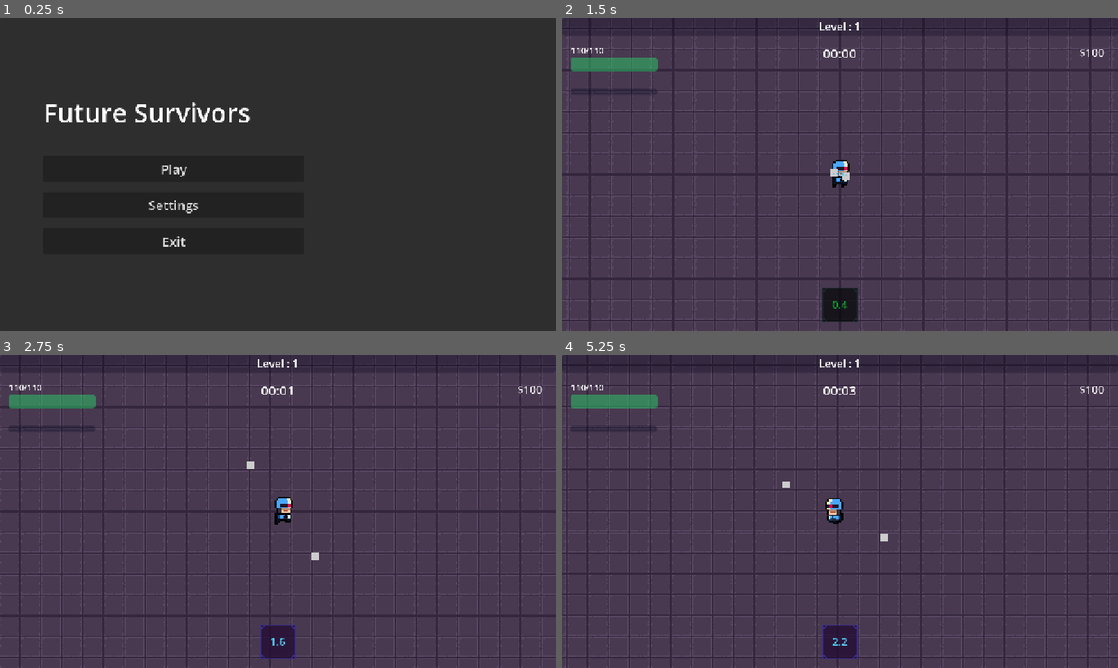
Above: before the commit, frames 1-4 (two rows, left to right).
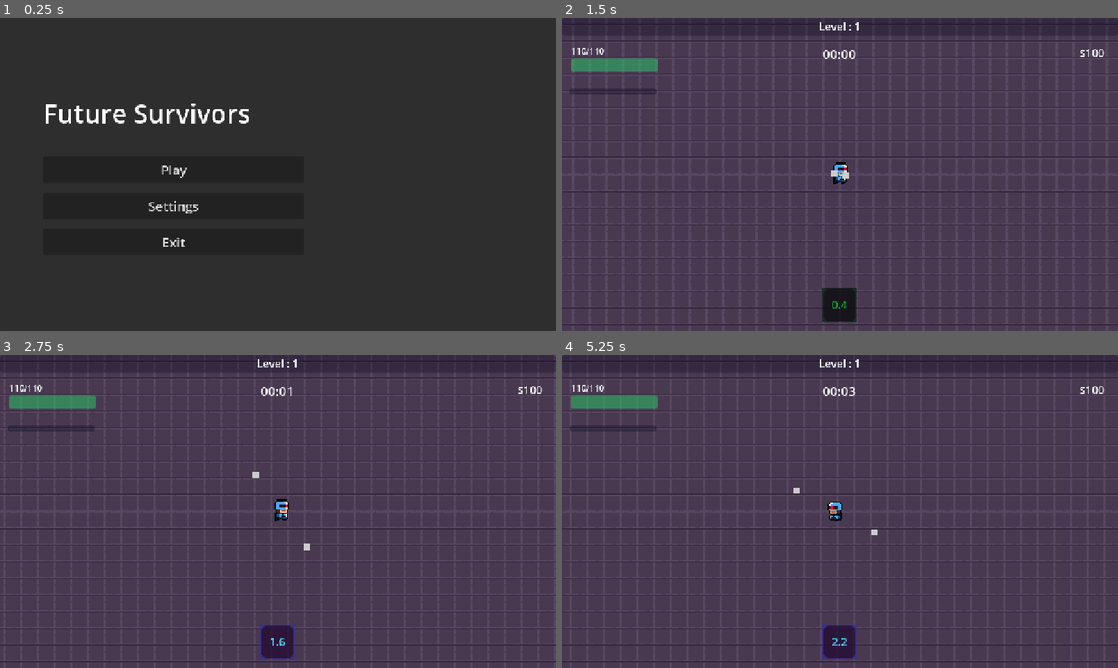
Above: after the commit, the same moments.

Repository: Da6-Dev/D3-Future-Survivor
Game: Godot game, scene res://Scenes/main/main_menu.tscn
The game is run twice, just before and just after one commit, with the same random seed, the same clock (stepped at 60 frames per second) and the same inputs.
Inputs (mouse positions are in pixels of both pictures, inside the frame that each line leads up to):
- Up to frame 1 (0.25 s): no input
- Up to frame 2 (1.5 s): click "Play" at 0.5 s; click "Iniciar Jogo" at 1.25 s
- Up to frame 3 (2.75 s): tap Enter at 2 s; move the mouse to (400, 495) at 2.02 s; hold D (move_right) from 2.03 s (still down); click (400, 495) at 2.17 s
- Up to frame 4 (5.25 s): move the mouse to (728, 527) at 2.77 s; release D (move_right) at 2.78 s; hold S (move_down) 2.78-3.53 s; move the mouse to (895, 442) at 3.52 s; hold D (move_right) 3.53-4.28 s; move the mouse to (812, 574) at 4.27 s; hold W (move_up) 4.28-5.03 s; click (812, 574) at 4.42 s; move the mouse to (1006, 558) at 5.02 s; hold A (move_left) from 5.03 s (still down)

The runs differ from the first frame. In frame 1, 0.6% of the frame differs, in the area x 8-45%, y 26-74%; in frame 2, 5.4%, in the area x 0-100%, y 0-100%; in frame 3, 3.5%; in frame 4, 4.9%.

Commit message:
Mudei um pouco a camera do jogador

Diff:
--- a/Scenes/player/player.tscn
+++ b/Scenes/player/player.tscn
@@ -171,7 +171,7 @@
 [node name="Skills" type="Node2D" parent="."]
 
 [node name="PlayerCamera" type="Camera2D" parent="."]
-zoom = Vector2(1.5, 1.5)
+zoom = Vector2(1.2, 1.2)
 position_smoothing_enabled = true
 position_smoothing_speed = 12.0
 
--- a/Scripts/ui/upgrade_card.gd
+++ b/Scripts/ui/upgrade_card.gd
@@ -8,6 +8,8 @@
 
 @onready var ability_name_label: Label = $VBoxContainer/AbilityNameLabel
 @onready var description_label: Label = $VBoxContainer/DescriptionLabel
+@onready var separator_2: HSeparator = $VBoxContainer/HSeparator2
+@onready var separator_3: HSeparator = $VBoxContainer/HSeparator3
 @onready var shine_color : Color = material.get_shader_parameter("shine_color")
 
 var idle_tween: Tween
@@ -42,14 +44,20 @@
 	description_label.text = upgrade.description
 
 	var rarity_colors = {
-		AbilityUpgrade.Rarity.COMMON: Color.WHITE, AbilityUpgrade.Rarity.UNCOMMON: Color.GREEN,
-		AbilityUpgrade.Rarity.RARE: Color.BLUE, AbilityUpgrade.Rarity.EPIC: Color.PURPLE,
+		AbilityUpgrade.Rarity.COMMON: Color.WHITE,
+		AbilityUpgrade.Rarity.UNCOMMON: Color.GREEN,
+		AbilityUpgrade.Rarity.RARE: Color.BLUE,
+		AbilityUpgrade.Rarity.EPIC: Color.PURPLE,
 		AbilityUpgrade.Rarity.LEGENDARY: Color.ORANGE
 	}
 	var base_color = rarity_colors.get(upgrade.rarity, Color.WHITE)
 
 	if material is ShaderMaterial:
 		material.set_shader_parameter("base_color", base_color)
+	if is_instance_valid(separator_2):
+		separator_2.modulate = base_color
+	if is_instance_valid(separator_3):
+		separator_3.modulate = base_color
 
 
 func play_idle_animation() -> void:
--- a/project.godot
+++ b/project.godot
@@ -69,3 +69,4 @@
 textures/canvas_textures/default_texture_filter=0
 renderer/rendering_method="gl_compatibility"
 renderer/rendering_method.mobile="gl_compatibility"
+2d/snap/snap_2d_transforms_to_pixel=true
